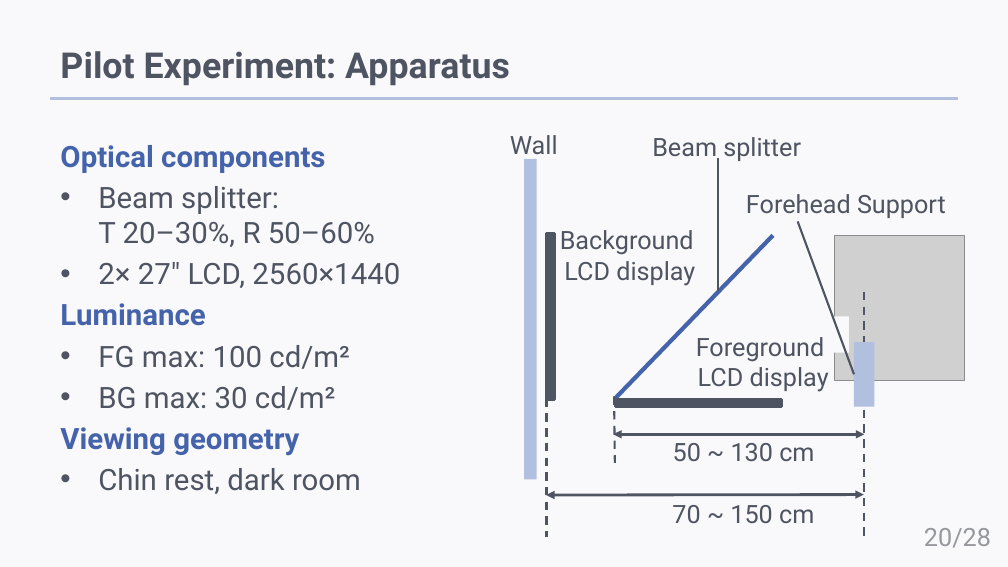
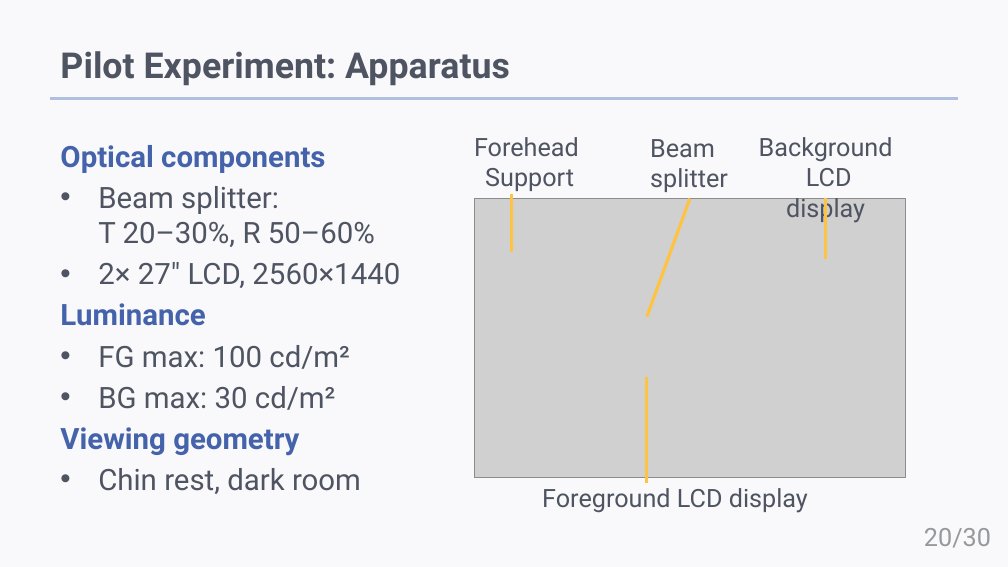
Before and after one commit to HAMADAKAZUKI2423/lab, a slide deck: slide 20 of papers/Rinko2026S/rinko2026S.pptx. Drawn at 1008x567 pixels with LibreOffice and Linux fonts; fonts in the diff are those of the drawing; grey boxes stand for pictures. Boxes give left, top, right and bottom in pixels: in the first picture for what was removed or moved away, otherwise in the second. Text is boxed around its words. In the diff, an @@ line names an element or a change of style, - is before the commit and + after.

```diff
--- a/papers/Rinko2026S/rinko2026S.pptx
+++ b/papers/Rinko2026S/rinko2026S.pptx
@@ text at box(474, 137, 579, 191): text changed @@
-Forehead Support
+Forehead
+Support
@@ text at box(650, 139, 728, 192): text changed @@
-Beam splitter
+Beam
+splitter
@@ text "Background" rewrapped from box(560, 230, 695, 286) to box(759, 137, 893, 223) @@
@@ picture added at box(474, 199, 905, 477) @@
@@ line added from (511, 194) to (511, 252), #FFC342 2.25 pt @@
@@ line moved from (718, 158) - (718, 291) to (689, 199) - (647, 317) @@
@@ line (689, 199) - (647, 317): stroke #4E5461 1.5 pt to #FFC342 2.25 pt @@
@@ line moved from (797, 222) - (854, 374) to (826, 198) - (826, 259) @@
@@ line (826, 198) - (826, 259): stroke #4E5461 1.5 pt to #FFC342 2.25 pt @@
@@ group removed at box(510, 135, 965, 536): 5 rectangles, 3 lines, 3 texts, 2 double arrows, 1 picture @@
-70 ~ 150 cm
-50 ~ 130 cm
-Wall
@@ line moved from (614, 396) - (615, 463) to (647, 377) - (647, 483) @@
@@ line (647, 377) - (647, 483): stroke #4E5461 1.5 pt dashed to #FFC342 2.25 pt @@
@@ text at box(542, 488, 808, 513): text changed @@
-Foreground
-LCD display
+Foreground LCD display
@@ page number at box(924, 528, 991, 548): text changed @@
-20/28
+20/30
```
Also in this commit, not shown: 9 other slides changed, 2 slides added, 20 other files.
